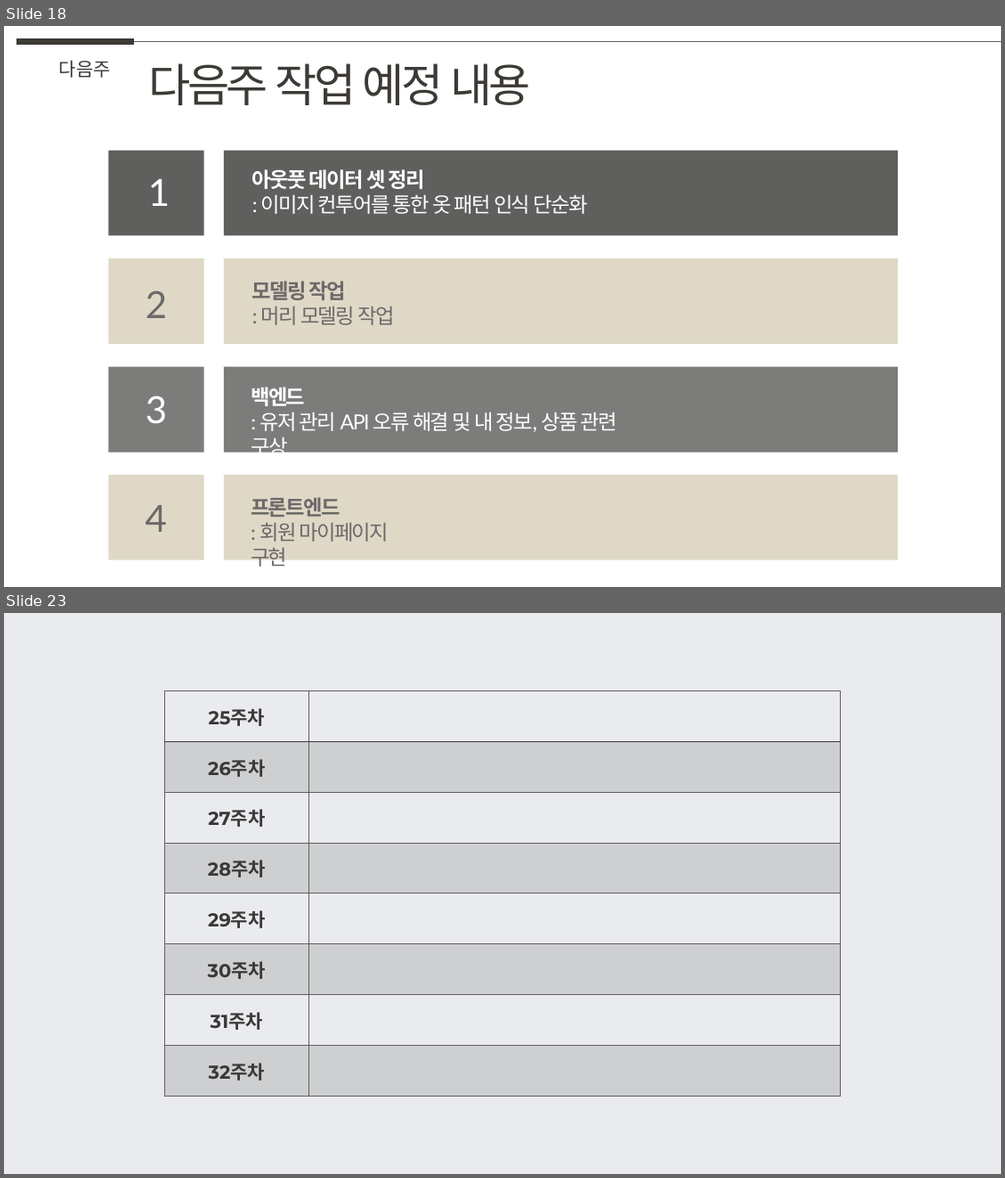
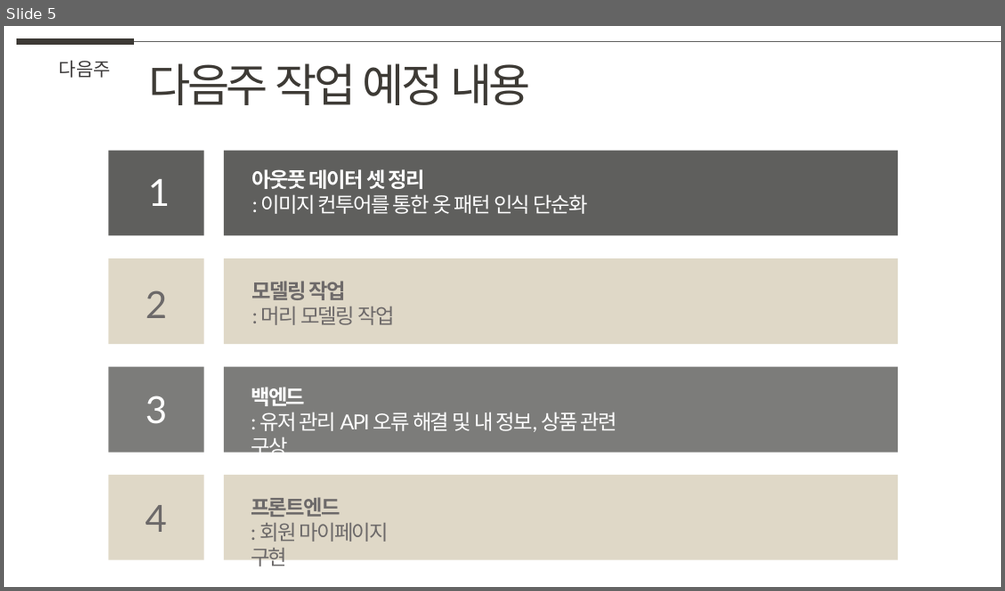
Before and after one commit to weaknessHero/Project_AvatarS, a slide deck: 발표자료/업데이트/LJJppt.pptx. Shown one above the other, each under a label of ours: slides 18 and 23 before the commit, slide 5 after it; the slides between them are not shown. The pictures are 1005x1178 and 1005x591 pixels, drawn with LibreOffice and Linux fonts; fonts in the diff are those of the drawing. Boxes give left, top, right and bottom in pixels: in the first picture for what was removed or moved away, otherwise in the second. Text is boxed around its words. In the diff, an @@ line names an element or a change of style, - is before the commit and + after.

```diff
--- a/발표자료/업데이트/LJJppt.pptx
+++ b/발표자료/업데이트/LJJppt.pptx
@@ slide 23 removed at <box>4,613,1001,1174</box>, background #EAEBEE @@
@@ table removed at <box>164,690,840,1095</box>, 8 rows, 2 columns @@
-25주차 | 
-26주차 | 
-27주차 | 
-28주차 | 
-29주차 | 
-30주차 | 
-31주차 | 
-32주차 | 
@@ what was slide 18 is now slide 5 @@
```
Also in this commit, not shown: 1 slide added, 18 other slides removed, 1 other file.
